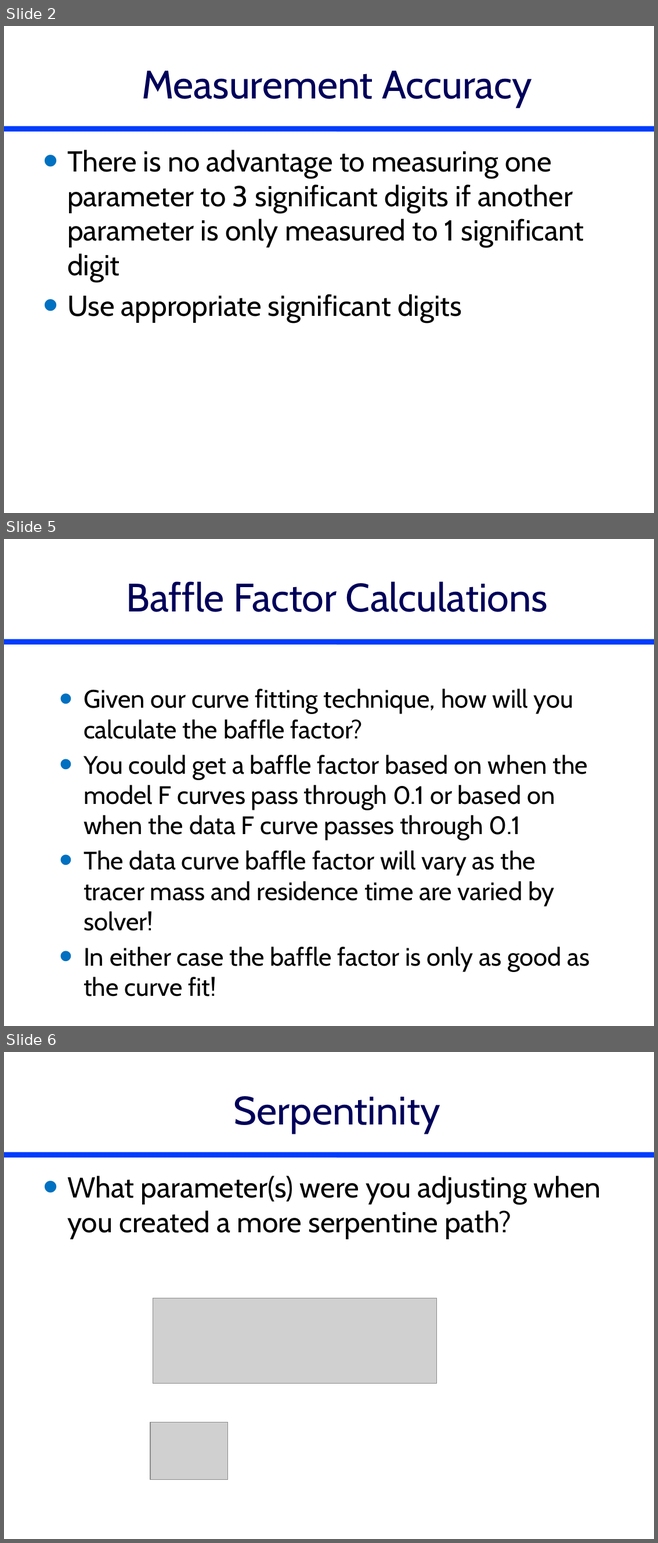
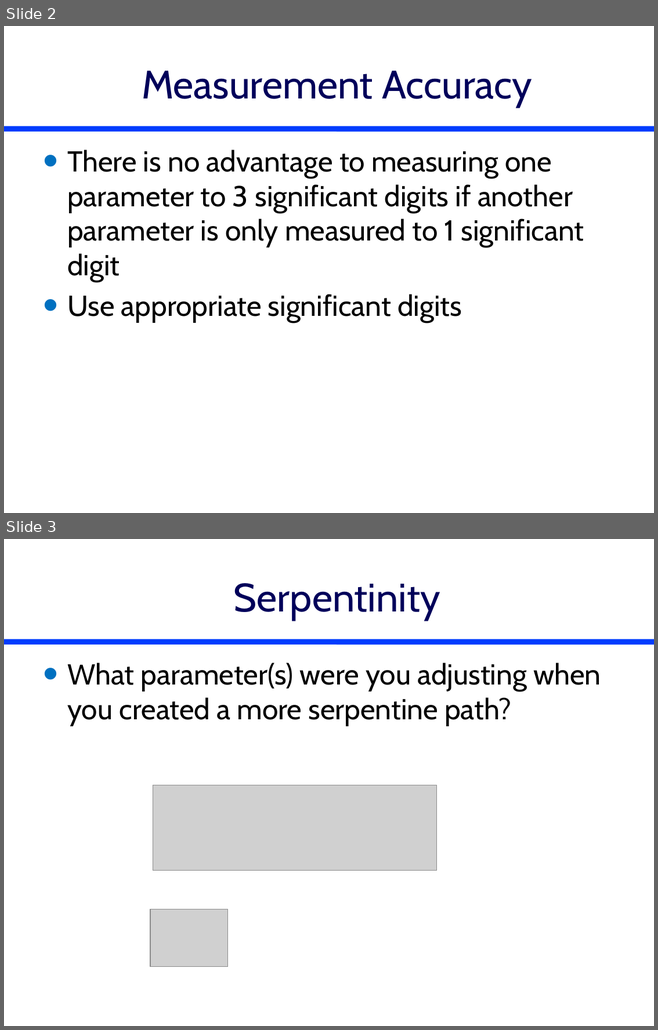
Before and after one commit to monroews/CEE4530, a slide deck: website/pptx/Reactor_Reflections.pptx. Shown one above the other, each under a label of ours: slides 2, 5 and 6 before the commit, slides 2 and 3 after it; the slides between them are not shown. The pictures are 658x1543 and 658x1030 pixels, drawn with LibreOffice and Linux fonts; fonts in the diff are those of the drawing; grey boxes stand for pictures. Boxes give left, top, right and bottom in pixels: in the first picture for what was removed or moved away, otherwise in the second. Text is boxed around its words. In the diff, an @@ line names an element or a change of style, - is before the commit and + after.

```diff
--- a/website/pptx/Reactor_Reflections.pptx
+++ b/website/pptx/Reactor_Reflections.pptx
@@ slide 5 removed at [4, 539, 654, 1026], background #FFFFFF; not listed: 1 template element that a slide beside it also shows @@
@@ title removed at [126, 581, 547, 612] @@
-Baffle Factor Calculations
@@ text removed at [83, 689, 590, 997] @@
-• Given our curve fitting technique, how will you calculate the baffle factor?
-• You could get a baffle factor based on when the model F curves pass through 0.1 or based on when the data F curve passes through 0.1
-• The data curve baffle factor will vary as the tracer mass and residence time are varied by solver!
-• In either case the baffle factor is only as good as the curve fit!
@@ what was slide 6 is now slide 3 @@
```
Also in this commit, not shown: 2 other slides removed, 3 other files.
